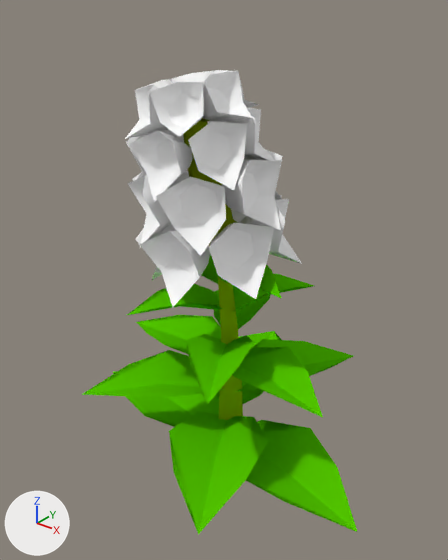
What one commit did to the Blender file crops/plants/bricks/new_flowers.blend.
Camera for both pictures: a 50 mm camera at (2.49, -3.16, 3.39) aimed at (-0.02, -0.03, 1.45). Arrows for +X, +Y and +Z are at lower left; the lights stay in place.

Names of what the first picture shows: 'BezierCurve', 'Cylinder', 'Plane.048', 'flower.001', 'flower.002', 'flower.003', 'flower.005'.
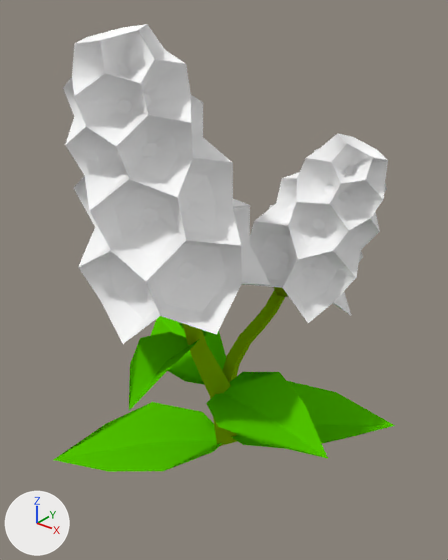
ob_empty_004 is not drawn itself; it is used by a modifier of ob_flower_005.
ob_empty_002 is not drawn itself; it is used by a modifier of ob_flower_003.
ob_empty_001 is not drawn itself; it is used by a modifier of ob_flower_002.
ob_empty_020 is not drawn itself; it is used by a modifier of ob_plane_309, ob_plane_308, ob_plane_048.

What differs and where, as boxes [x1, y1, x2, y2] in the pictures (448 x 560 px):
'Plane.048', mesh turned, reshaped, modifiers changed: before [82, 254, 357, 534]; after [54, 316, 395, 472]
'Cylinder', reshaped, moved, turned, rescaled: before [183, 121, 234, 254]; after [63, 24, 271, 344]
'Cylinder.016', added: after [249, 133, 388, 323]
'flower.002', deleted: before [127, 149, 283, 256]
'flower.001', deleted: before [135, 195, 302, 307]
'flower.003', deleted: before [126, 108, 274, 202]
'flower.005', deleted: before [125, 70, 259, 139]
'BezierCurve', reshaped: before [218, 277, 243, 420]; after [183, 324, 239, 446]
'BezierCurve.004', added (green): after [223, 290, 285, 382]

The change, as a list of edits to the scene's bpy script:
```text
Change me_plane_010:
    where me_plane_010.from_pydata(...)  # 13 vertices, 8 faces; spans x 0.0..0.534, y -0.162..0.162, z 0.0..0.204
    me_plane_010 part 1: the whole mesh is turned 50.2 degrees about the z axis through the mesh origin
Change me_cylinder:
    used by ob_cylinder; parent = ob_empty_005; location = (-0.273, -0.251, 1.877); rotation_euler = (0.201, -0.261, -0.03), in degrees (12, -15, -1.7); scale = (1.07, 1.07, 1.07)
    remove me_cylinder.from_pydata(...)  # 14 vertices, 18 faces; spans x -0.116..0.116, y -0.134..0.134, z -0.372..0.845
    add me_cylinder.from_pydata(...)  # 451 vertices, 427 faces; spans x -0.604..0.604, y -0.604..0.604, z -0.4..1.403
    me_cylinder part 2: 14 vertices removed from x -0.116..0.116, y -0.134..0.134, z -0.372..0.845; 451 vertices added at x -0.604..0.604, y -0.604..0.604, z -0.4..1.403
    add me_cylinder.materials.append(mat_blank)  # white #ffffff
Change cu_beziercurve:
    where _sp = cu_beziercurve.splines.new('BEZIER'); _sp.bezier_points.add(1)
    remove _sp.bezier_points.foreach_set('co', [0.0, 0.0, 0.0, -0.0484, -0.0209, 1.641])
    remove _sp.bezier_points.foreach_set('handle_left', [0.0, 0.0, -1.0, 0.0256, 0.0108, 0.939])
    remove _sp.bezier_points.foreach_set('handle_right', [0.0, 0.0, 0.679, -0.122, -0.0526, 2.344])
    add _sp.bezier_points.foreach_set('co', [0.0, 0.0, 0.0, -0.119, -0.412, 1.575])
    add _sp.bezier_points.foreach_set('handle_left', [0.0, 0.0, -1.0, -0.0452, -0.38, 0.872])
    add _sp.bezier_points.foreach_set('handle_right', [0.0, 0.0, 0.679, -0.193, -0.444, 2.278])
Add cu_beziercurve_005:
    cu_beziercurve_005 = bpy.data.curves.new('BezierCurve.005', 'CURVE')
    cu_beziercurve_005.dimensions = '3D'
    _sp = cu_beziercurve_005.splines.new('BEZIER'); _sp.bezier_points.add(2)
    _sp.bezier_points.foreach_set('co', [-0.00735, -0.0553, 0.248, 0.0267, 0.196, 0.855, 0.205, 0.423, 1.27])
    _sp.bezier_points.foreach_set('handle_left', [-0.00735, -0.0553, -0.442, -0.0172, 0.0686, 0.75, 0.132, 0.369, 1.032])
    _sp.bezier_points.foreach_set('handle_right', [-0.00735, -0.0553, 0.482, 0.0706, 0.324, 0.96, 0.353, 0.53, 1.748])
    for _p, _l, _r in zip(_sp.bezier_points, ['ALIGNED', 'ALIGNED', 'ALIGNED'], ['ALIGNED', 'ALIGNED', 'ALIGNED']): _p.handle_left_type = _l; _p.handle_right_type = _r
    _sp.bezier_points.foreach_set('radius', [1.7, 1.35, 1.2])
    _sp.bezier_points.foreach_set('tilt', [0.8, 0.8, 0.8])
    _sp.order_u = 0
    _sp.order_v = 0
    _sp.resolution_u = 3
    cu_beziercurve_005.materials.append(mat_foxglovestem)  # green #85b300
    cu_beziercurve_005.use_path = True
    cu_beziercurve_005.use_path_clamp = True
    cu_beziercurve_005.bevel_mode = 'OBJECT'
    cu_beziercurve_005.bevel_resolution = 0
    cu_beziercurve_005.bevel_depth = 0.059
    cu_beziercurve_005.resolution_u = 3
    cu_beziercurve_005.fill_mode = 'FULL'
    cu_beziercurve_005.bevel_object = ob_beziercurve_001
Change ob_empty_020:
    ob_empty_020.location: (0.0, 0.0, 0.23) -> (0.0, 0.0, 0.529)
    add ob_empty_020.hide_set(True)  # its collection is switched off
Change ob_plane_048:
    where _m = ob_plane_048.modifiers.new('Array', 'ARRAY')
    _m.count: 7 -> 3
    where _m = ob_plane_048.modifiers.new('Array', 'ARRAY')
    add _m.use_relative_offset = False
Remove ob_empty_004:
    ob_empty_004 = bpy.data.objects.new('Empty.004', None)
Remove ob_flower_005:
    ob_flower_005 = bpy.data.objects.new('flower.005', me_flower_006)
Remove ob_empty_002:
    ob_empty_002 = bpy.data.objects.new('Empty.002', None)
Remove ob_flower_003:
    ob_flower_003 = bpy.data.objects.new('flower.003', me_flower_006)
Remove ob_empty_001:
    ob_empty_001 = bpy.data.objects.new('Empty.001', None)
Remove ob_flower_002:
    ob_flower_002 = bpy.data.objects.new('flower.002', me_flower_006)
Change ob_cylinder:
    ob_cylinder.scale: (1.07, 1.07, 1.07) -> (1.0, 1.0, 1.0)
    ob_cylinder.location: (-0.273, -0.251, 1.877) -> (-0.297, -0.606, 1.669)
    ob_cylinder.rotation_euler: (0.201, -0.261, -0.03) -> (0.278, -0.225, -0.00701)  # degrees (12, -15, -1.7) -> degrees (16, -13, -0.4)
Remove ob_flower_001:
    ob_flower_001 = bpy.data.objects.new('flower.001', me_flower_006)
Add ob_cylinder_016:
    ob_cylinder_016 = bpy.data.objects.new('Cylinder.016', me_flower_bundle_001)  # 367 vertices, 349 faces; spans x -0.604..0.604, y -0.524..0.524, z -0.029..1.403; in mat_blank (white #ffffff), mat_foxgloveflowerstem (green #839c00); modifiers EDGE_SPLIT
    ob_cylinder_016.parent = ob_empty_005
    ob_cylinder_016.location = (0.0694, 0.268, 1.272)
    ob_cylinder_016.rotation_euler = (-0.0169, 0.282, 0.357)  # degrees (-1, 16, 20)
    ob_cylinder_016.scale = (0.896, 0.896, 0.896)
Add ob_beziercurve_004:
    ob_beziercurve_004 = bpy.data.objects.new('BezierCurve.004', cu_beziercurve_005)  # modifiers EDGE_SPLIT
    ob_beziercurve_004.location = (0.0, 0.0, 0.0)
```
